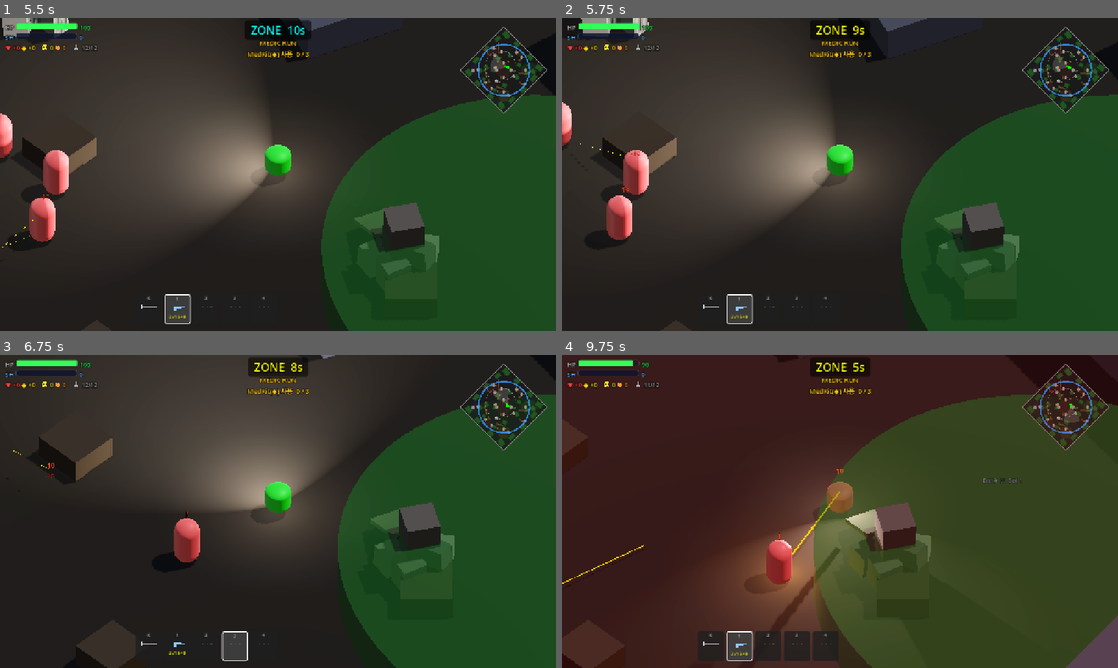
Above: before the commit, frames 1-4 (two rows, left to right).
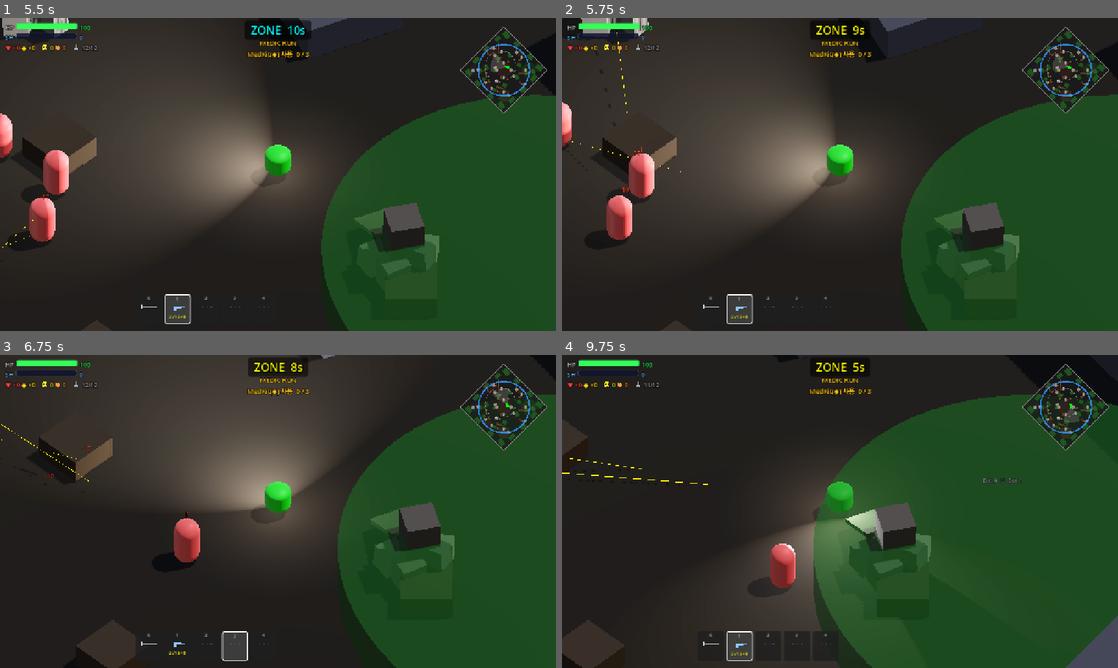
Above: after the commit, the same moments.

Repository: Kyulhee/battle-capsule
Game: Godot game, scene res://src/Main.tscn
Same seed, same stepped clock (60 frames per second), same inputs: the game is played once before the commit and once after it.
Inputs (mouse positions are in pixels of both pictures, inside the frame that each line leads up to):
- Up to frame 1 (5.5 s): click "START MATCH" at 0.5 s; tap Enter at 1.25 s; move the mouse to (400, 158) at 1.27 s; hold D (ui_right) 1.28-2.03 s; tap Q (heal) at 1.35, 2.3, 2.85, 3.8, 4.55, 5.3 s; click (400, 158) at 1.42 s; tap Space at 1.52, 2.27, 3.77, 4.52, 5.27 s; move the mouse to (166, 190) at 2.02 s; hold S (ui_down) 2.03-2.78 s; click (166, 190) at 2.1 s; move the mouse to (333, 105) at 2.77 s; hold D (ui_right) 2.78-3.53 s; move the mouse to (250, 237) at 3.52 s; hold W (ui_up) 3.53-4.28 s; tap C at 3.6 s; click (250, 237) at 3.67 s; move the mouse to (444, 221) at 4.27 s; hold A (ui_left) from 4.28 s (still down); tap 0 at 4.35 s; move the mouse to (111, 127) at 5.02 s; tap 1 at 5.1 s
- Up to frame 2 (5.75 s): keep holding A (ui_left)
- Up to frame 3 (6.75 s): move the mouse to (305, 511) at 5.77 s; release A (ui_left) at 5.78 s; hold S (ui_down) 5.78-6.53 s; tap 2 at 5.85 s; click (305, 511) at 5.92 s; tap Q (heal) at 6.05 s; move the mouse to (194, 433) at 6.52 s; hold D (ui_right) from 6.53 s (still down); tap 3 at 6.6 s
- Up to frame 4 (9.75 s): tap Space at 6.77, 7.52, 8.27 s; tap Q (heal) at 6.8, 7.55, 8.3, 9.05, 9.6 s; move the mouse to (962, 495) at 7.27 s; release D (ui_right) at 7.28 s; hold W (ui_up) 7.28-8.03 s; tap 4 at 7.35 s; move the mouse to (728, 527) at 8.02 s; hold D (ui_right) 8.03-8.78 s; tap R at 8.1 s; click (728, 527) at 8.17 s; move the mouse to (895, 442) at 8.77 s; hold S (ui_down) 8.78-9.53 s; hold E 8.78-9.53 s; move the mouse to (812, 574) at 9.52 s; hold A (ui_left) from 9.53 s (still down)

Frame 1 is identical in both runs. In frame 2, 0.6% of the frame differs, in the area x 0-22%, y 4-58%; in frame 3, less than 0.1%; in frame 4, 11%, in the area x 0-92%, y 1-93%.

Commit message:
fix: bot instantly retaliates when attacked (knife/melee blind spot)
Bots stuck on obstacles or in passive states never shot back when
stabbed because melee attacks bypass reveal(), leaving perception_meters
below the 1.0 threshold _find_nearest_target() requires.

On take_damage: immediately set perception_meters[source] = 1.0 and
force IDLE / CHASE-loot / DISENGAGE states to engage the attacker.

Co-Authored-By: Claude Sonnet 4.6 <noreply@anthropic.com>

Diff:
--- a/src/entities/bot/Bot.gd
+++ b/src/entities/bot/Bot.gd
@@ -986,19 +986,35 @@
 func take_damage(amount: float, source: String = "gun", weapon_type: String = "", source_node: Node3D = null):
 	super.take_damage(amount, source, weapon_type, source_node)
 	if is_dead: return
+
+	# Instantly reveal attacker so _find_nearest_target picks them up
+	if source_node is Entity and is_instance_valid(source_node) and not source_node.is_dead:
+		perception_meters[source_node] = 1.0
+		last_known_target_pos = source_node.global_position
+
 	if stats.current_ammo <= 0 and reserve_ammo <= 0:
 		if current_state != State.RECOVER and current_state != State.ZONE_ESCAPE:
 			change_state(State.RECOVER)
 		return
-	# HARD+: instantly react when hit by a third party during combat
-	if _awareness_level >= 2 and current_state == State.ATTACK \
-			and source_node is Entity and is_instance_valid(source_node) and not source_node.is_dead \
-			and source_node != target_actor:
-		var cur_hp_ratio = 1.0
-		if target_actor != null and is_instance_valid(target_actor) and target_actor is Entity:
-			cur_hp_ratio = target_actor.current_health / target_actor.stats.max_health
-		if cur_hp_ratio >= 0.25:
-			_switch_target(source_node)
+
+	if source_node is Entity and is_instance_valid(source_node) and not source_node.is_dead:
+		# Passive states: immediately engage the attacker
+		var passive = current_state == State.IDLE \
+			or (current_state == State.CHASE and is_targeting_loot) \
+			or current_state == State.DISENGAGE
+		if passive:
+			target_actor = source_node
+			is_targeting_loot = false
+			_pending_target = null
+			change_state(State.CHASE)
+		# HARD+: switch targets mid-combat when hit by a third party
+		elif _awareness_level >= 2 and current_state == State.ATTACK \
+				and source_node != target_actor:
+			var cur_hp_ratio = 1.0
+			if target_actor != null and is_instance_valid(target_actor) and target_actor is Entity:
+				cur_hp_ratio = target_actor.current_health / target_actor.stats.max_health
+			if cur_hp_ratio >= 0.25:
+				_switch_target(source_node)
 
 # ─── COMBAT ──────────────────────────────────────────────────────────────────
 
